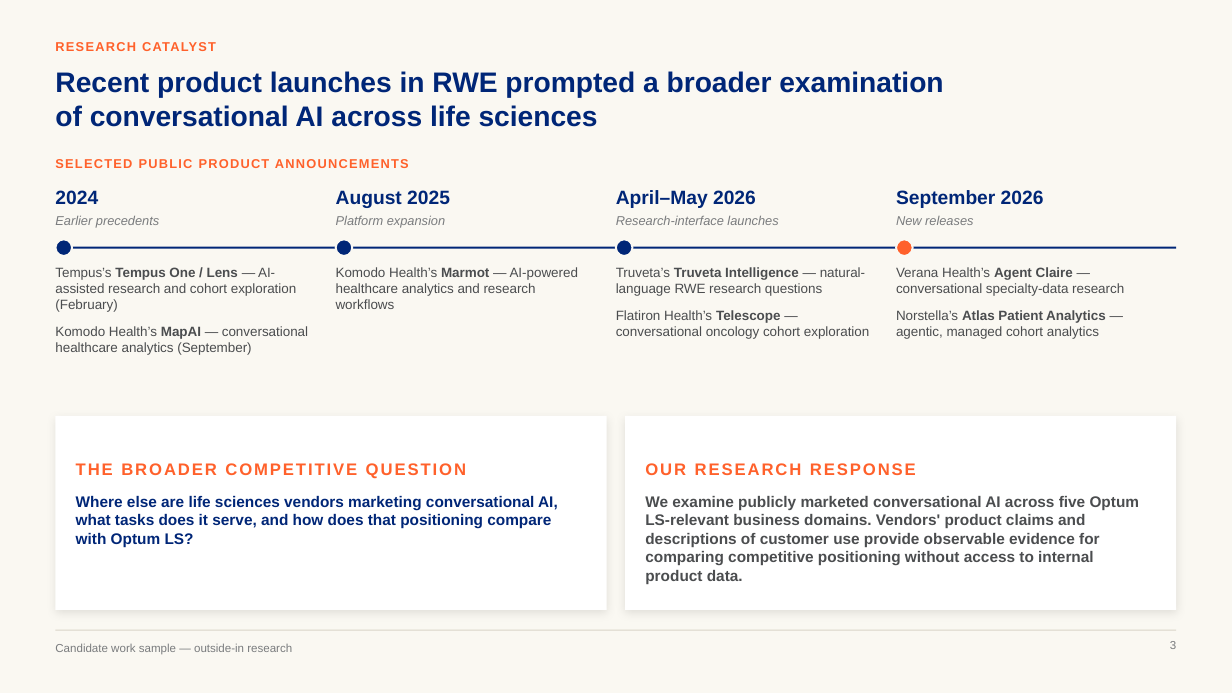
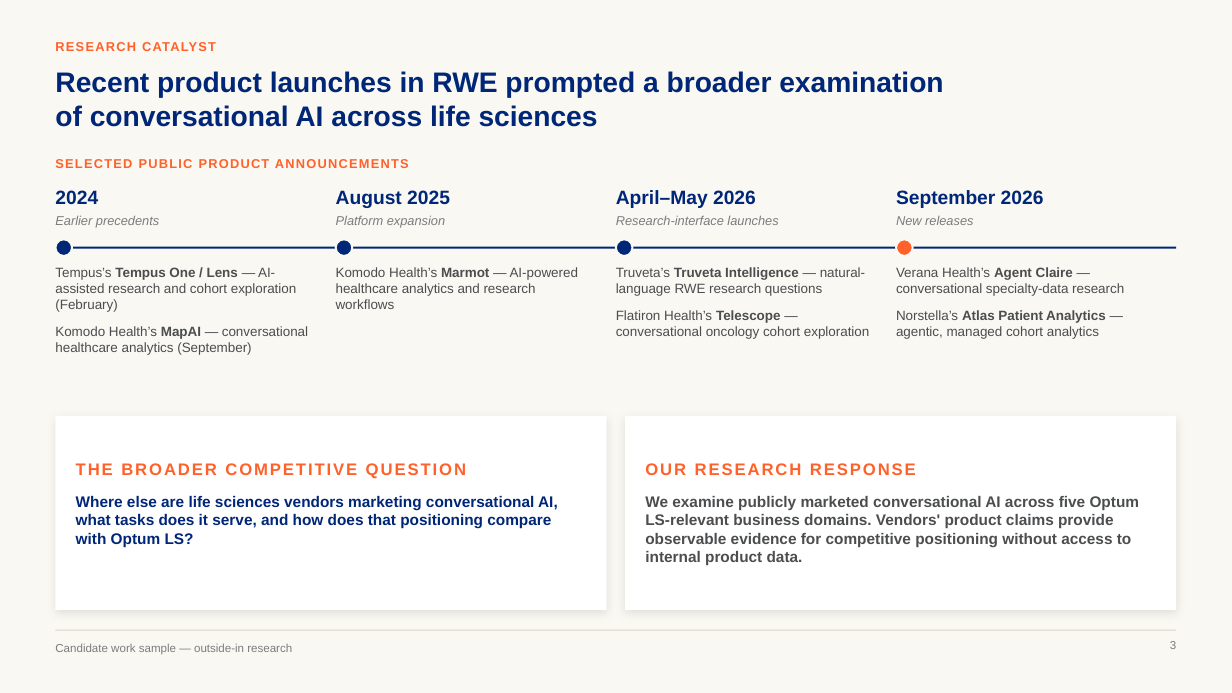
Before and after one commit to marinojt/test, a slide deck: slide 3 of deck/Optum-LS-Conversational-AI-sourced.pptx. Drawn at 1232x693 pixels with LibreOffice and Linux fonts; fonts in the diff are those of the drawing. Boxes give left, top, right and bottom in pixels: in the first picture for what was removed or moved away, otherwise in the second. Text is boxed around its words. In the diff, an @@ line names an element or a change of style, - is before the commit and + after.

```diff
--- a/deck/Optum-LS-Conversational-AI-sourced.pptx
+++ b/deck/Optum-LS-Conversational-AI-sourced.pptx
@@ text at [645,496,1140,565]: text changed @@
-We examine publicly marketed conversational AI across five Optum LS-relevant business domains. Vendors' product claims and descriptions of customer use provide observable evidence for comparing competitive positioning without access to internal product data.
+We examine publicly marketed conversational AI across five Optum LS-relevant business domains. Vendors' product claims provide observable evidence for competitive positioning without access to internal product data.
```
Also in this commit, not shown: 2 other files.
